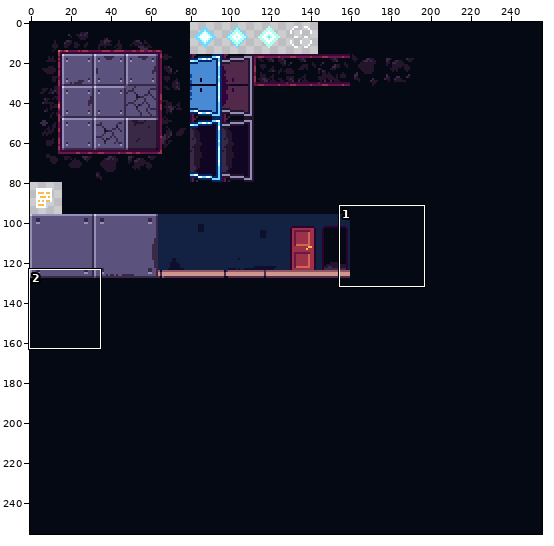
A pixel-art file gets an edit: Assets/Art/Tilemap.aseprite. The first picture is a wide view before the edit; the outline marks the close-up.
Close-up. The starting point:
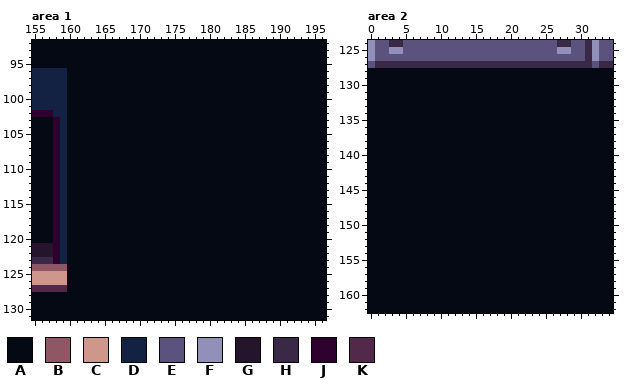
256x256 pixels, 1 frame. Colours within 5 levels of each other are drawn and written as one. Shown: area 1: x 155..196, y 92..131; area 2: x 0..34, y 124..162. The commit also changed other parts of the picture, which this record leaves out.
Palette (. is transparent): A #050914  B #8f5765  C #cf968c  D #132243  E #5b537d  F #928fb8  G #24142c  H #392946  J #2d002e  K #52294b
Pixels before, area 1, first column x 155:
 92 AAAAAAAAAAAAAAAAAAAAAAAAAAAAAAAAAAAAAAAAAA
 93 AAAAAAAAAAAAAAAAAAAAAAAAAAAAAAAAAAAAAAAAAA
 94 AAAAAAAAAAAAAAAAAAAAAAAAAAAAAAAAAAAAAAAAAA
 95 AAAAAAAAAAAAAAAAAAAAAAAAAAAAAAAAAAAAAAAAAA
 96 DDDDDAAAAAAAAAAAAAAAAAAAAAAAAAAAAAAAAAAAAA
 97 DDDDDAAAAAAAAAAAAAAAAAAAAAAAAAAAAAAAAAAAAA
 98 DDDDDAAAAAAAAAAAAAAAAAAAAAAAAAAAAAAAAAAAAA
 99 DDDDDAAAAAAAAAAAAAAAAAAAAAAAAAAAAAAAAAAAAA
100 DDDDDAAAAAAAAAAAAAAAAAAAAAAAAAAAAAAAAAAAAA
101 DDDDDAAAAAAAAAAAAAAAAAAAAAAAAAAAAAAAAAAAAA
102 JJJDDAAAAAAAAAAAAAAAAAAAAAAAAAAAAAAAAAAAAA
103 AAAJDAAAAAAAAAAAAAAAAAAAAAAAAAAAAAAAAAAAAA
104 AAAJDAAAAAAAAAAAAAAAAAAAAAAAAAAAAAAAAAAAAA
105 AAAJDAAAAAAAAAAAAAAAAAAAAAAAAAAAAAAAAAAAAA
106 AAAJDAAAAAAAAAAAAAAAAAAAAAAAAAAAAAAAAAAAAA
107 AAAJDAAAAAAAAAAAAAAAAAAAAAAAAAAAAAAAAAAAAA
108 AAAJDAAAAAAAAAAAAAAAAAAAAAAAAAAAAAAAAAAAAA
109 AAAJDAAAAAAAAAAAAAAAAAAAAAAAAAAAAAAAAAAAAA
110 AAAJDAAAAAAAAAAAAAAAAAAAAAAAAAAAAAAAAAAAAA
111 AAAJDAAAAAAAAAAAAAAAAAAAAAAAAAAAAAAAAAAAAA
112 AAAJDAAAAAAAAAAAAAAAAAAAAAAAAAAAAAAAAAAAAA
113 AAAJDAAAAAAAAAAAAAAAAAAAAAAAAAAAAAAAAAAAAA
114 AAAJDAAAAAAAAAAAAAAAAAAAAAAAAAAAAAAAAAAAAA
115 AAAJDAAAAAAAAAAAAAAAAAAAAAAAAAAAAAAAAAAAAA
116 AAAJDAAAAAAAAAAAAAAAAAAAAAAAAAAAAAAAAAAAAA
117 AAAJDAAAAAAAAAAAAAAAAAAAAAAAAAAAAAAAAAAAAA
118 AAAJDAAAAAAAAAAAAAAAAAAAAAAAAAAAAAAAAAAAAA
119 AAAJDAAAAAAAAAAAAAAAAAAAAAAAAAAAAAAAAAAAAA
120 AAAJDAAAAAAAAAAAAAAAAAAAAAAAAAAAAAAAAAAAAA
121 GGGJDAAAAAAAAAAAAAAAAAAAAAAAAAAAAAAAAAAAAA
122 GGGJDAAAAAAAAAAAAAAAAAAAAAAAAAAAAAAAAAAAAA
123 HHHJDAAAAAAAAAAAAAAAAAAAAAAAAAAAAAAAAAAAAA
124 BBBBBAAAAAAAAAAAAAAAAAAAAAAAAAAAAAAAAAAAAA
125 CCCCCAAAAAAAAAAAAAAAAAAAAAAAAAAAAAAAAAAAAA
126 CCCCCAAAAAAAAAAAAAAAAAAAAAAAAAAAAAAAAAAAAA
127 KKKKKAAAAAAAAAAAAAAAAAAAAAAAAAAAAAAAAAAAAA
128 AAAAAAAAAAAAAAAAAAAAAAAAAAAAAAAAAAAAAAAAAA
129 AAAAAAAAAAAAAAAAAAAAAAAAAAAAAAAAAAAAAAAAAA
130 AAAAAAAAAAAAAAAAAAAAAAAAAAAAAAAAAAAAAAAAAA
131 AAAAAAAAAAAAAAAAAAAAAAAAAAAAAAAAAAAAAAAAAA
Pixels before, area 2, first column x 0:
124 FEEHHEEEEEEEEEEEEEEEEEEEEEEHHEEHFEE
125 FEEFFEEEEEEEEEEEEEEEEEEEEEEFFEEHFEE
126 FEEEEEEEEEEEEEEEEEEEEEEEEEEEEEEHFEE
127 EHHHHHHHHHHHHHHHHHHHHHHHHHHHHHHHEHH
128 AAAAAAAAAAAAAAAAAAAAAAAAAAAAAAAAAAA
129 AAAAAAAAAAAAAAAAAAAAAAAAAAAAAAAAAAA
130 AAAAAAAAAAAAAAAAAAAAAAAAAAAAAAAAAAA
131 AAAAAAAAAAAAAAAAAAAAAAAAAAAAAAAAAAA
132 AAAAAAAAAAAAAAAAAAAAAAAAAAAAAAAAAAA
133 AAAAAAAAAAAAAAAAAAAAAAAAAAAAAAAAAAA
134 AAAAAAAAAAAAAAAAAAAAAAAAAAAAAAAAAAA
135 AAAAAAAAAAAAAAAAAAAAAAAAAAAAAAAAAAA
136 AAAAAAAAAAAAAAAAAAAAAAAAAAAAAAAAAAA
137 AAAAAAAAAAAAAAAAAAAAAAAAAAAAAAAAAAA
138 AAAAAAAAAAAAAAAAAAAAAAAAAAAAAAAAAAA
139 AAAAAAAAAAAAAAAAAAAAAAAAAAAAAAAAAAA
140 AAAAAAAAAAAAAAAAAAAAAAAAAAAAAAAAAAA
141 AAAAAAAAAAAAAAAAAAAAAAAAAAAAAAAAAAA
142 AAAAAAAAAAAAAAAAAAAAAAAAAAAAAAAAAAA
143 AAAAAAAAAAAAAAAAAAAAAAAAAAAAAAAAAAA
144 AAAAAAAAAAAAAAAAAAAAAAAAAAAAAAAAAAA
145 AAAAAAAAAAAAAAAAAAAAAAAAAAAAAAAAAAA
146 AAAAAAAAAAAAAAAAAAAAAAAAAAAAAAAAAAA
147 AAAAAAAAAAAAAAAAAAAAAAAAAAAAAAAAAAA
148 AAAAAAAAAAAAAAAAAAAAAAAAAAAAAAAAAAA
149 AAAAAAAAAAAAAAAAAAAAAAAAAAAAAAAAAAA
150 AAAAAAAAAAAAAAAAAAAAAAAAAAAAAAAAAAA
151 AAAAAAAAAAAAAAAAAAAAAAAAAAAAAAAAAAA
152 AAAAAAAAAAAAAAAAAAAAAAAAAAAAAAAAAAA
153 AAAAAAAAAAAAAAAAAAAAAAAAAAAAAAAAAAA
154 AAAAAAAAAAAAAAAAAAAAAAAAAAAAAAAAAAA
155 AAAAAAAAAAAAAAAAAAAAAAAAAAAAAAAAAAA
156 AAAAAAAAAAAAAAAAAAAAAAAAAAAAAAAAAAA
157 AAAAAAAAAAAAAAAAAAAAAAAAAAAAAAAAAAA
158 AAAAAAAAAAAAAAAAAAAAAAAAAAAAAAAAAAA
159 AAAAAAAAAAAAAAAAAAAAAAAAAAAAAAAAAAA
160 AAAAAAAAAAAAAAAAAAAAAAAAAAAAAAAAAAA
161 AAAAAAAAAAAAAAAAAAAAAAAAAAAAAAAAAAA
162 AAAAAAAAAAAAAAAAAAAAAAAAAAAAAAAAAAA
After the commit:
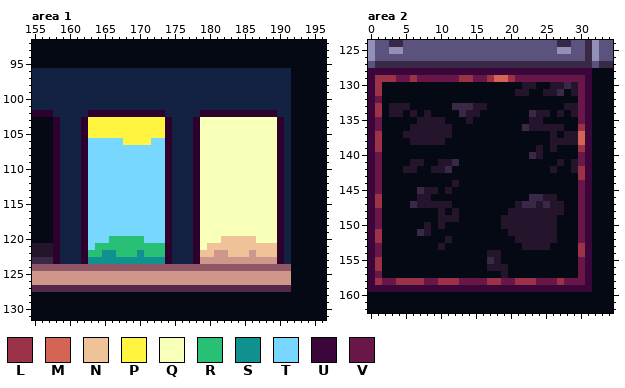
Colours new in this view: L #9c3247  M #d46453  N #f0c297  P #fff540  Q #f8ffb8  R #28c074  S #10908e  T #78d7ff  U #3b063a  V #691749
The exact change:
Area 1:
y 96..101: x 160..191 AAAAAAAAAAAAAAAAAAAAAAAAAAAAAAAA -> DDDDDDDDDDDDDDDDDDDDDDDDDDDDDDDD
y 102: x 160..191 AAAAAAAAAAAAAAAAAAAAAAAAAAAAAAAA -> DDDJJJJJJJJJJJDDDDDJJJJJJJJJJJDD
y 103..105: x 160..191 AAAAAAAAAAAAAAAAAAAAAAAAAAAAAAAA -> DDJPPPPPPPPPPPJDDDJQQQQQQQQQQQJD
y 106: x 160..191 AAAAAAAAAAAAAAAAAAAAAAAAAAAAAAAA -> DDJTTTTTPPPPTTJDDDJQQQQQQQQQQQJD
y 107..119: x 160..191 AAAAAAAAAAAAAAAAAAAAAAAAAAAAAAAA -> DDJTTTTTTTTTTTJDDDJQQQQQQQQQQQJD
y 120: x 160..191 AAAAAAAAAAAAAAAAAAAAAAAAAAAAAAAA -> DDJTTTRRRRRTTTJDDDJQQQNNNNNQQQJD
y 121: x 160..191 AAAAAAAAAAAAAAAAAAAAAAAAAAAAAAAA -> DDJTRRRRRRRRRRJDDDJQNNNNNNNNNNJD
y 122: x 160..191 AAAAAAAAAAAAAAAAAAAAAAAAAAAAAAAA -> DDJRRSSRRRSRRRJDDDJNNCCNNNCNNNJD
y 123: x 160..191 AAAAAAAAAAAAAAAAAAAAAAAAAAAAAAAA -> DDJSSSSSSSSSSSJDDDJCCCCCCCCCCCJD
y 124: x 160..191 AAAAAAAAAAAAAAAAAAAAAAAAAAAAAAAA -> BBBBBBBBBBBBBBBBBBBBBBBBBBBBBBBB
y 125..126: x 160..191 AAAAAAAAAAAAAAAAAAAAAAAAAAAAAAAA -> CCCCCCCCCCCCCCCCCCCCCCCCCCCCCCCC
y 127: x 160..191 AAAAAAAAAAAAAAAAAAAAAAAAAAAAAAAA -> KKKKKKKKKKKKKKKKKKKKKKKKKKKKKKKK
Area 2:
y 128: x 0..31 AAAAAAAAAAAAAAAAAAAAAAAAAAAAAAAA -> UUUUUUUUUUUUUUUUUUUUUUUUUUUUUUUU
y 129: x 0..31 AAAAAAAAAAAAAAAAAAAAAAAAAAAAAAAA -> ULLLVVLVVVVVVLLVVLMMLVVVVVVVVVVU
y 130: x 0..1 AA -> UL; x 22..23 AA -> GG; x 26..31 AAAAAA -> GGHGVU
y 131: x 0..1 AA -> UL; x 21..22 AA -> GG; x 25..27 AAA -> GGH; x 29..31 AAA -> GVU
y 132: x 0..1 AA -> UV; x 30..31 AA -> VU
y 133: x 0..1 AA -> UL; x 3..5 AAA -> GGG; x 12..16 AAAAA -> HHHGG; x 28..31 AAAA -> GGVU
y 134: x 0..1 AA -> UL; x 3..4 AA -> GG; x 6 A -> G; x 8 A -> G; x 13..15 AAA -> HGG; x 23..25 AAA -> HGG; x 27 A -> G; x 29..31 AAA -> GVU
y 135: x 0..1 AA -> UV; x 7..10 AAAA -> GGGG; x 14 A -> G; x 23..24 AA -> GG; x 30..31 AA -> VU
y 136: x 0..1 AA -> UV; x 6..11 AAAAAA -> GGGGGG; x 22..27 AAAAAA -> HGGGGG; x 30..31 AA -> LU
y 137: x 0..1 AA -> UL; x 5..11 AAAAAAA -> GGGGGGG; x 26 A -> G; x 28..31 AAAA -> GGMU
y 138: x 0..1 AA -> UL; x 6..10 AAAAA -> GGGGG; x 26..31 AAAAAA -> GGGGMU
y 139: x 0..1 AA -> UL; x 24 A -> G; x 26 A -> G; x 30..31 AA -> LU
y 140: x 0..1 AA -> UV; x 23..24 AA -> HG; x 30..31 AA -> VU
y 141: x 0..1 AA -> UV; x 6..7 AA -> GG; x 10..12 AAA -> GGH; x 27 A -> G; x 29..31 AAA -> GVU
y 142: x 0..1 AA -> UV; x 5..6 AA -> GG; x 9..11 AAA -> GGH; x 26 A -> G; x 29..31 AAA -> GLU
y 143: x 0..1 AA -> UV; x 30..31 AA -> LU
y 144: x 0..1 AA -> UV; x 12 A -> G; x 30..31 AA -> VU
y 145: x 0..1 AA -> UV; x 7..9 AAA -> HGG; x 11 A -> G; x 30..31 AA -> VU
y 146: x 0..1 AA -> UL; x 7..8 AA -> GG; x 23..26 AAAA -> HHGG; x 30..31 AA -> VU
y 147: x 0..1 AA -> UL; x 6..11 AAAAAA -> HGGGGG; x 21..27 AAAAAAA -> GHHGHGG; x 30..31 AA -> VU
y 148: x 0..1 AA -> UV; x 10 A -> G; x 12 A -> G; x 20..27 AAAAAAAA -> GGGGGGGG; x 30..31 AA -> VU
y 149: x 0..1 AA -> UV; x 10..12 AAA -> GGG; x 19..26 AAAAAAAA -> GGGGGGGG; x 30..31 AA -> VU
y 150: x 0..1 AA -> UV; x 8 A -> G; x 10 A -> G; x 19..26 AAAAAAAA -> GGGGGGGG; x 30..31 AA -> VU
y 151: x 0..1 AA -> UL; x 7..8 AA -> HG; x 20..26 AAAAAAA -> GGGGGGG; x 30..31 AA -> VU
y 152: x 0..1 AA -> UL; x 11 A -> G; x 21..26 AAAAAA -> GGGGGG; x 30..31 AA -> VU
y 153: x 0..1 AA -> UV; x 10 A -> G; x 22..25 AAAA -> GGGG; x 30..31 AA -> LU
y 154: x 0..1 AA -> UV; x 17..18 AA -> GG; x 30..31 AA -> LU
y 155: x 0..1 AA -> UL; x 17..18 AA -> HG; x 30..31 AA -> VU
y 156: x 0..1 AA -> UL; x 17..19 AAA -> GGG; x 30..31 AA -> VU
y 157: x 0..1 AA -> UV; x 19 A -> G; x 30..31 AA -> VU
y 158: x 0..31 AAAAAAAAAAAAAAAAAAAAAAAAAAAAAAAA -> ULVVLLLLVVLLLVVVVLLVVLLLVVVLVVVU
y 159: x 0..31 AAAAAAAAAAAAAAAAAAAAAAAAAAAAAAAA -> UUUUUUUUUUUUUUUUUUUUUUUUUUUUUUUU
Changed places in both close-ups, as pixel boxes (x1, y1, x2, y2):
changed: (67, 68, 291, 292)
changed: (368, 68, 592, 292)
